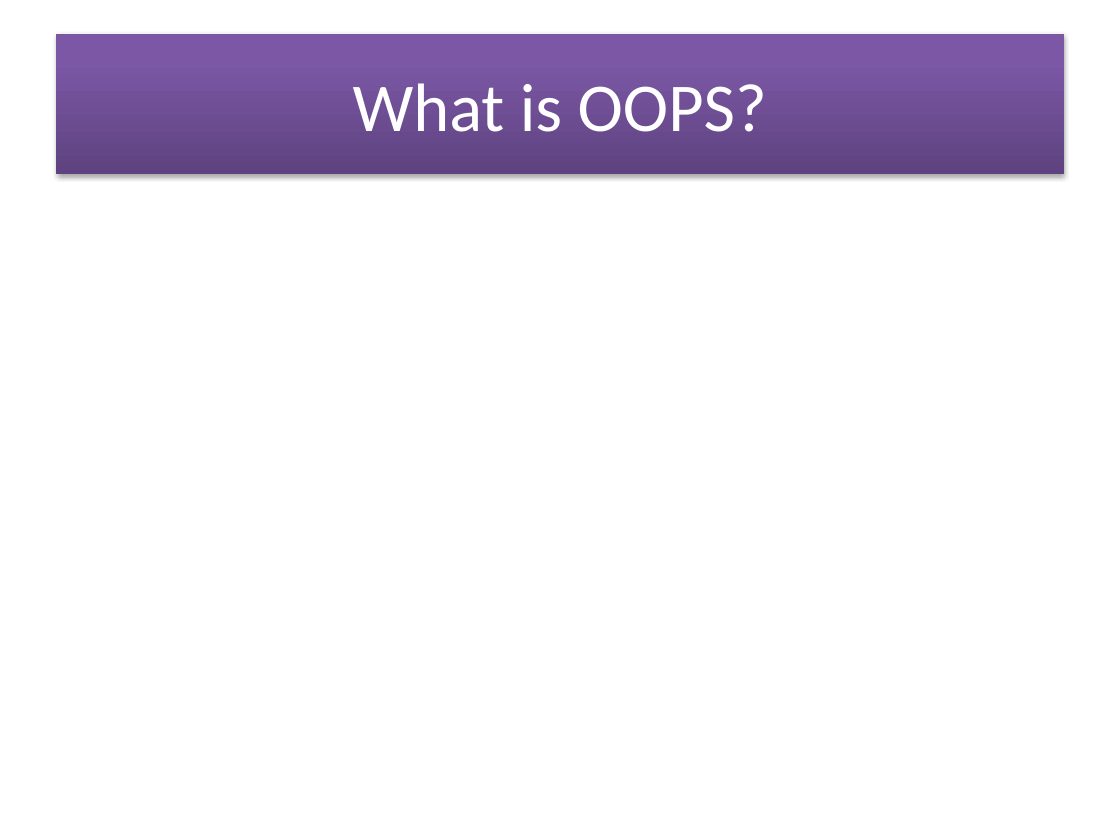
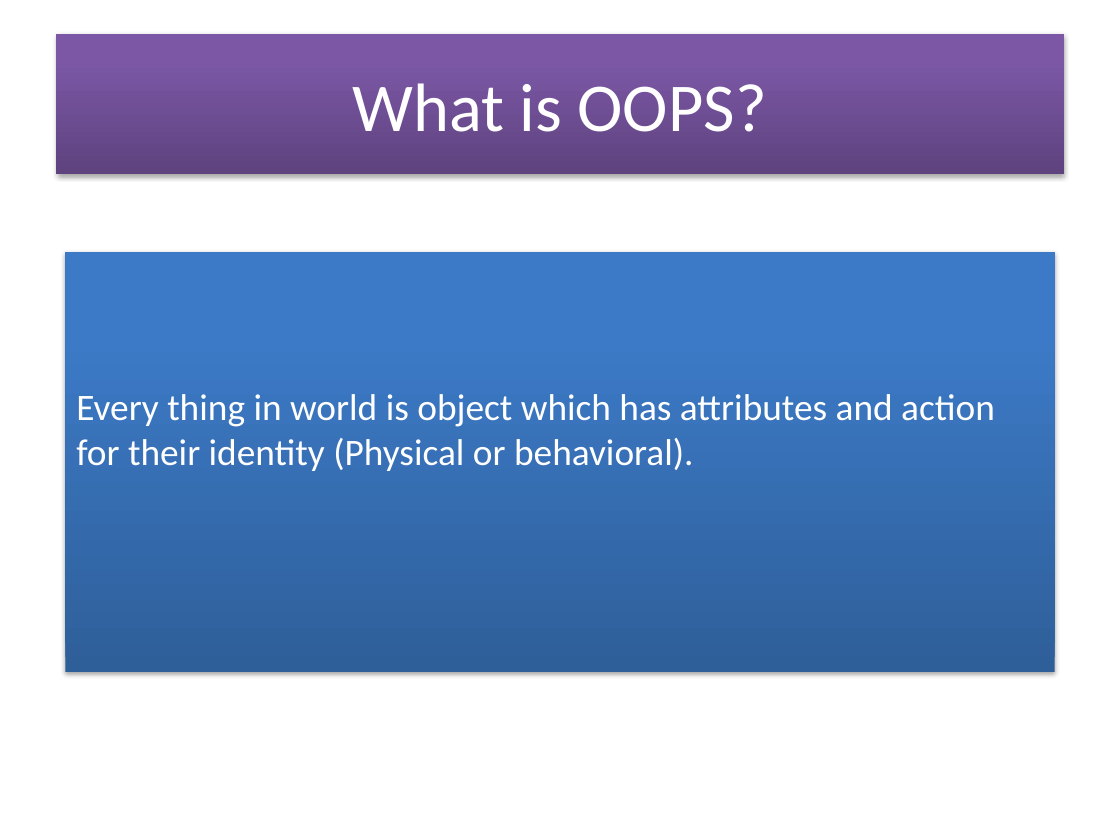
Before and after one commit to soyebparvez/DesignPatternData, a slide deck: slide 1 of Design Principle.pptx. Drawn at 1120x840 pixels with LibreOffice and Linux fonts; fonts in the diff are those of the drawing. Boxes give left, top, right and bottom in pixels: in the first picture for what was removed or moved away, otherwise in the second. Text is boxed around its words. In the diff, an @@ line names an element or a change of style, - is before the commit and + after.

Commit message:
Temp5Commit

```diff
--- a/Design Principle.pptx
+++ b/Design Principle.pptx
@@ rectangle added at (x1=65, y1=252, x2=1054, y2=672), fill gradient #2F5F99 to #3D7CC7 to #3A7CCB, 24 pt, text #FFFFFF @@
+Every thing in world is object which has attributes and action for their identity (Physical or behavioral).
```
